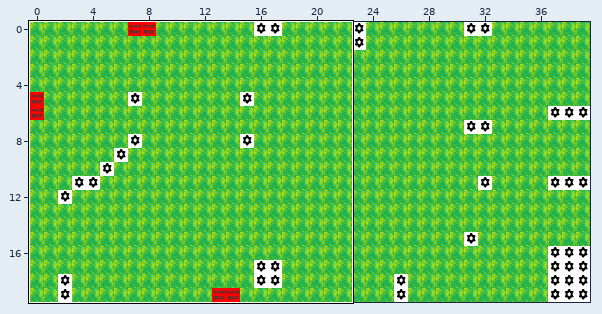
Two versions of a level (Tiled map, map2_with_single_quote.tmx). Above: a wide view before the commit, with the close-up outlined.
Close-up. Before:
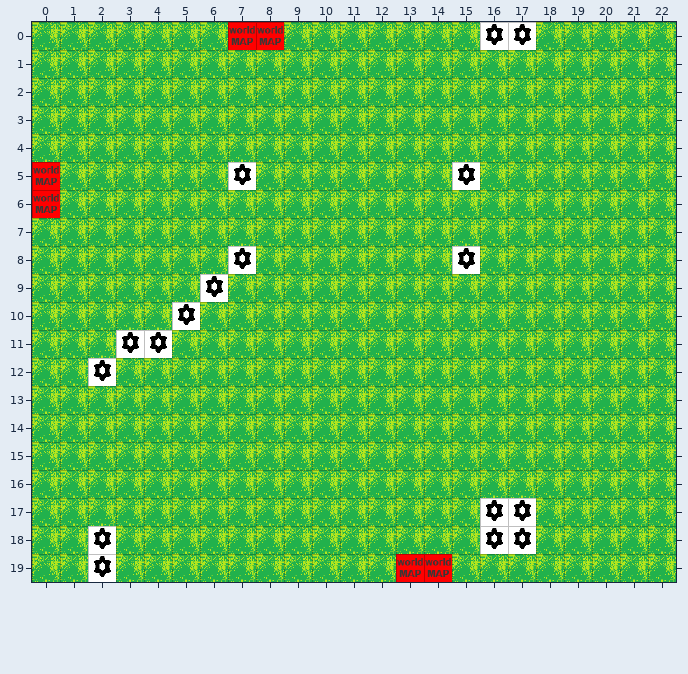
Cells are 34x34 px. Shown: x 0..22, y 0..19. Tiles whose own drawing changed are shown in their newer look in all pictures.
New version:
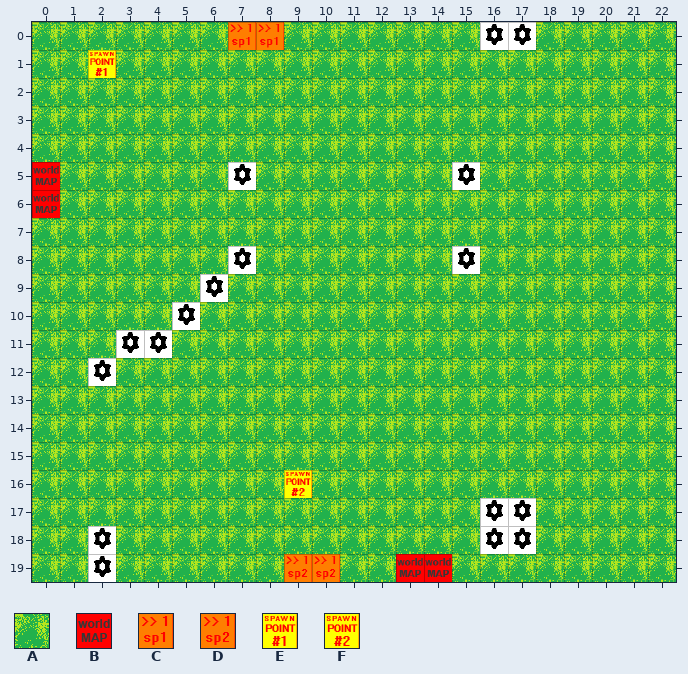
Key: from "sett": A 5, B 8, C 10, D 11, E 20, F 21.
_ is an empty cell, . an unchanged one.
Tiles of an added or newly shown layer are drawn over the layers below it.
Diff:
--- layer "map"
@@ x 7..8 @@
- 0 BB
+ 0 CC
@@ x 9..10 @@
-19 AA
+19 DD
--- layer "special_effects" (added)
@@ x 2..2 @@
- 1 _
+ 1 E
@@ x 9..9 @@
-16 _
+16 F
Where, in picture pixels (left, top, right, bottom), the same in both close-ups:
changed: (228, 22, 284, 50)
added: (88, 50, 116, 78)
added: (284, 470, 312, 498)
changed: (284, 554, 340, 582)
